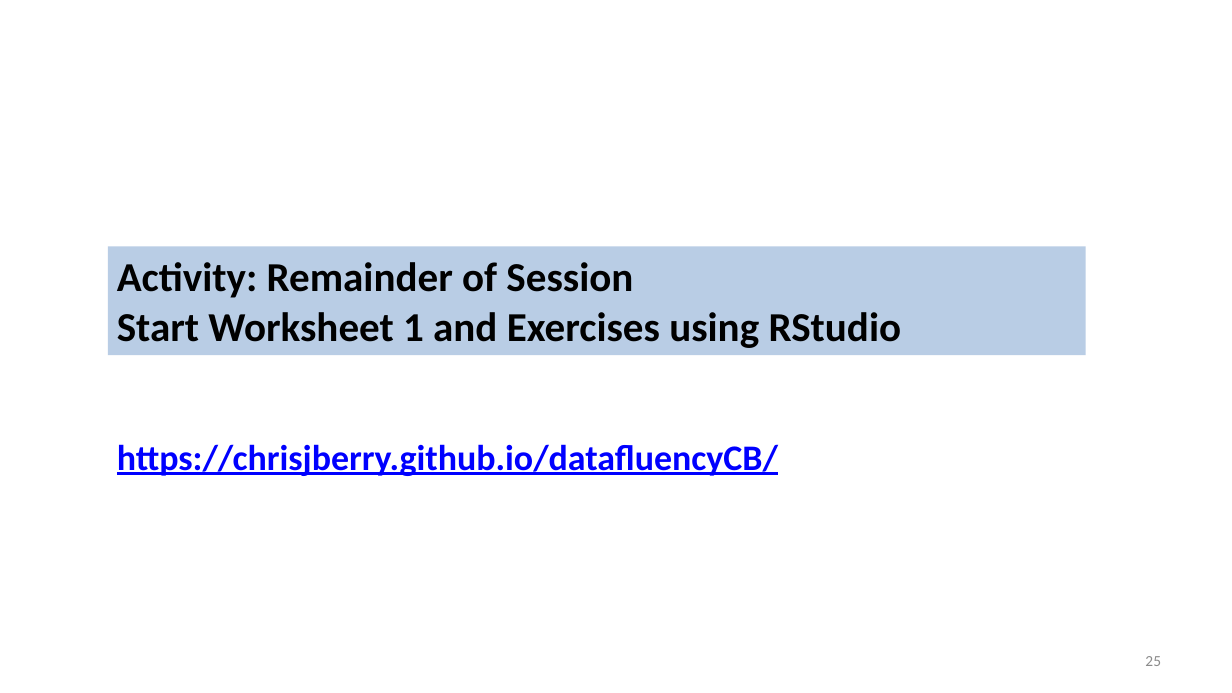
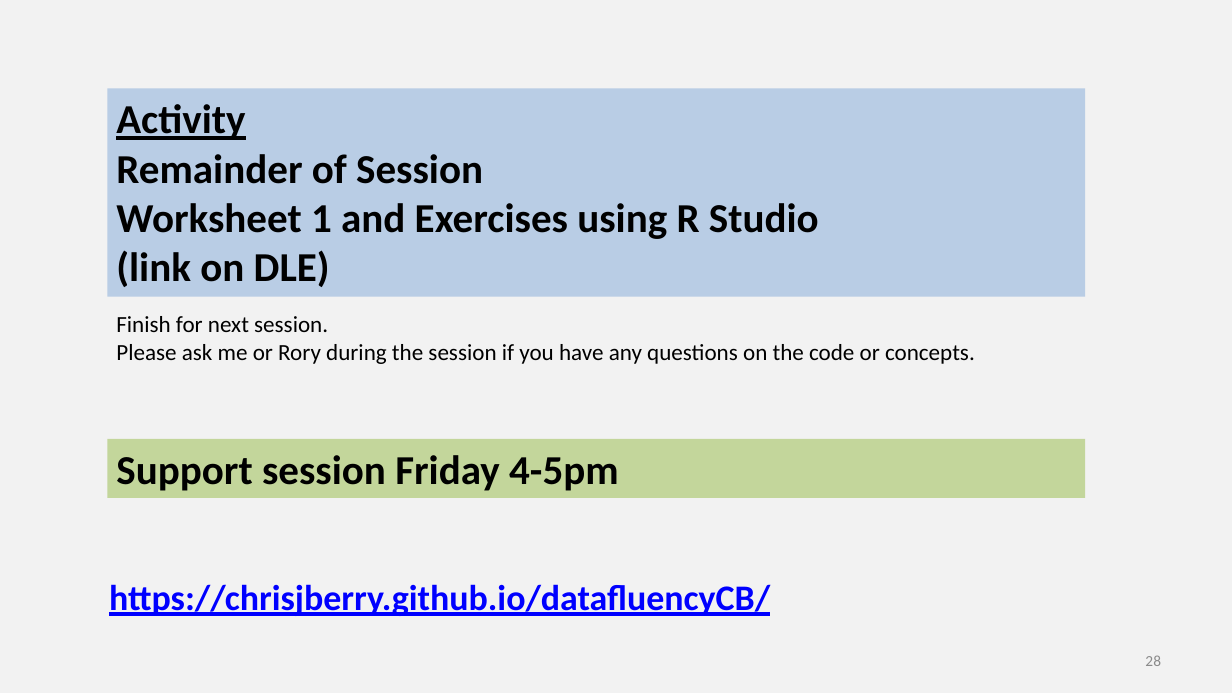
Before and after one commit to chrisjberry/datafluencyCB, a slide deck: slide 28 of docs/slides/PSYC753_L1_SimpleRegression.pptx (slide 25 before the commit). Drawn at 1232x693 pixels with LibreOffice and Linux fonts; fonts in the diff are those of the drawing. Boxes give left, top, right and bottom in pixels: in the first picture for what was removed or moved away, otherwise in the second. Text is boxed around its words. In the diff, an @@ line names an element or a change of style, - is before the commit and + after.

```diff
--- a/docs/slides/PSYC753_L1_SimpleRegression.pptx
+++ b/docs/slides/PSYC753_L1_SimpleRegression.pptx
@@ background #FFFFFF to #F2F2F2 @@
@@ rectangle "Activity": place and size @@
-rectangle "Activity" at (108,247,1086,356)
+rectangle "Activity" at (107,89,1085,298)
@@ text in rectangle at (116,104,819,287): text changed @@
-Activity: Remainder of Session
-Start Worksheet 1 and Exercises using RStudio
+Activity
+Remainder of Session
+Worksheet 1 and Exercises using R Studio
+(link on DLE)
@@ text added at (116,316,975,364), 18 pt, text #000000 @@
+Finish for next session.
+Please ask me or Rory during the session if you have any questions on the code or concepts.
@@ rectangle added at (107,439,1085,498), fill #C3D69B, 32 pt, text #000000, bold @@
+Support session Friday 4-5pm
@@ text "https://chrisjberry.github.io/datafluencyCB/": place and size @@
-text "https://chrisjberry.github.io/datafluencyCB/" at (117,444,778,476)
+text "https://chrisjberry.github.io/datafluencyCB/" at (109,584,770,616)
@@ page number at (1145,655,1161,666): text changed @@
-25
+28
```
Also in this commit, not shown: 24 other slides changed, 3 slides added, 13 other files.
